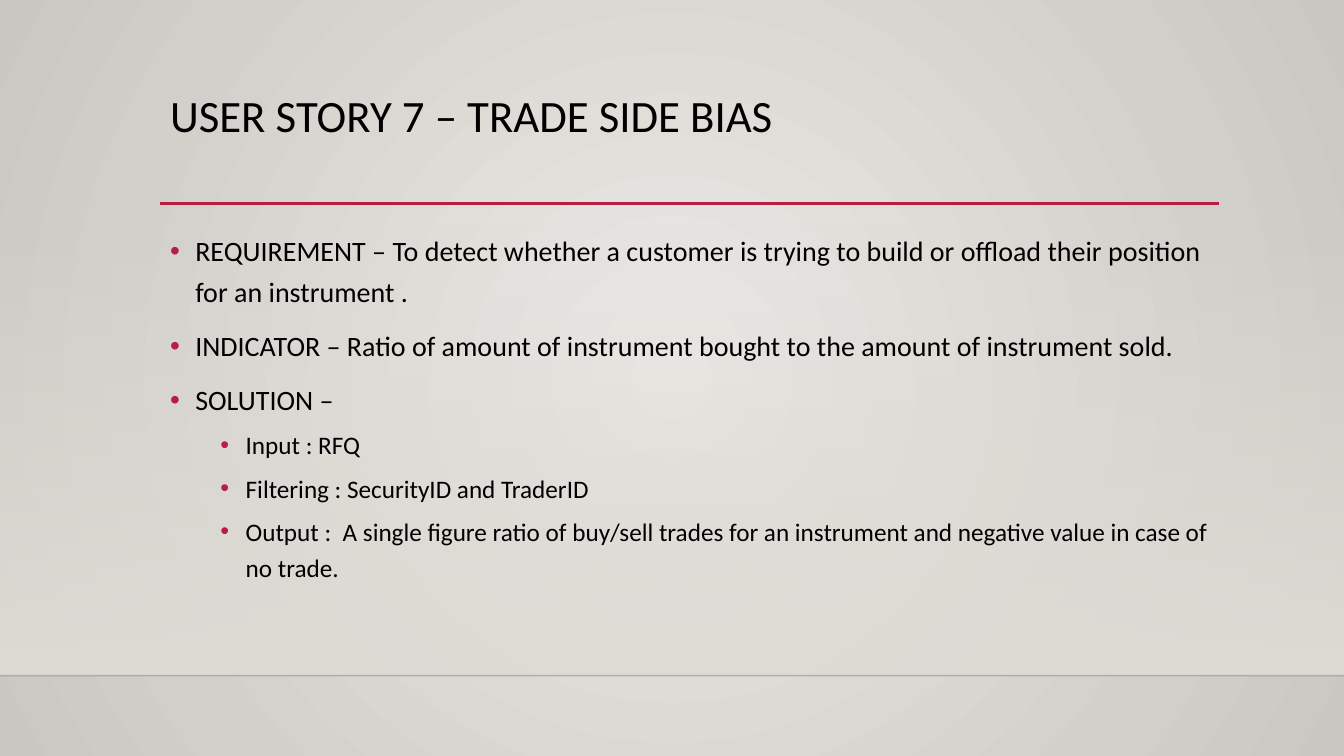
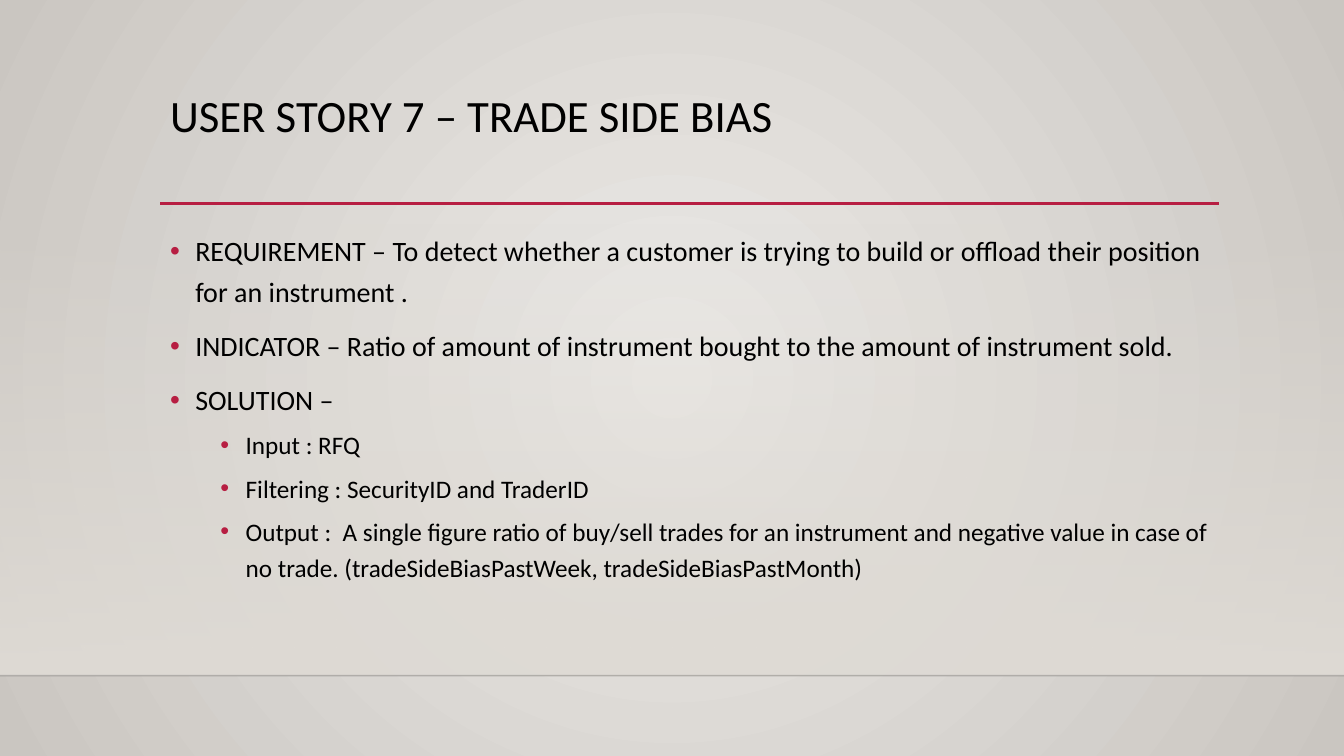
Before and after one commit to im-pratham/Stock-Trading-Platform, a slide deck: slide 16 of Presentation-Template.pptx. Drawn at 1344x756 pixels with LibreOffice and Linux fonts; fonts in the diff are those of the drawing; background and template pictures are left out. Boxes give left, top, right and bottom in pixels: in the first picture for what was removed or moved away, otherwise in the second. Text is boxed around its words. In the diff, an @@ line names an element or a change of style, - is before the commit and + after.

```diff
--- a/Presentation-Template.pptx
+++ b/Presentation-Template.pptx
@@ text at [246, 523, 1207, 581]: text changed @@
-  • Output : A single figure ratio of buy/sell trades for an instrument and negative value in case of no trade.
+  • Output : A single figure ratio of buy/sell trades for an instrument and negative value in case of no trade. (tradeSideBiasPastWeek, tradeSideBiasPastMonth)
```
Also in this commit, not shown: 12 other slides changed, 1 slide added, 1 slide removed.
